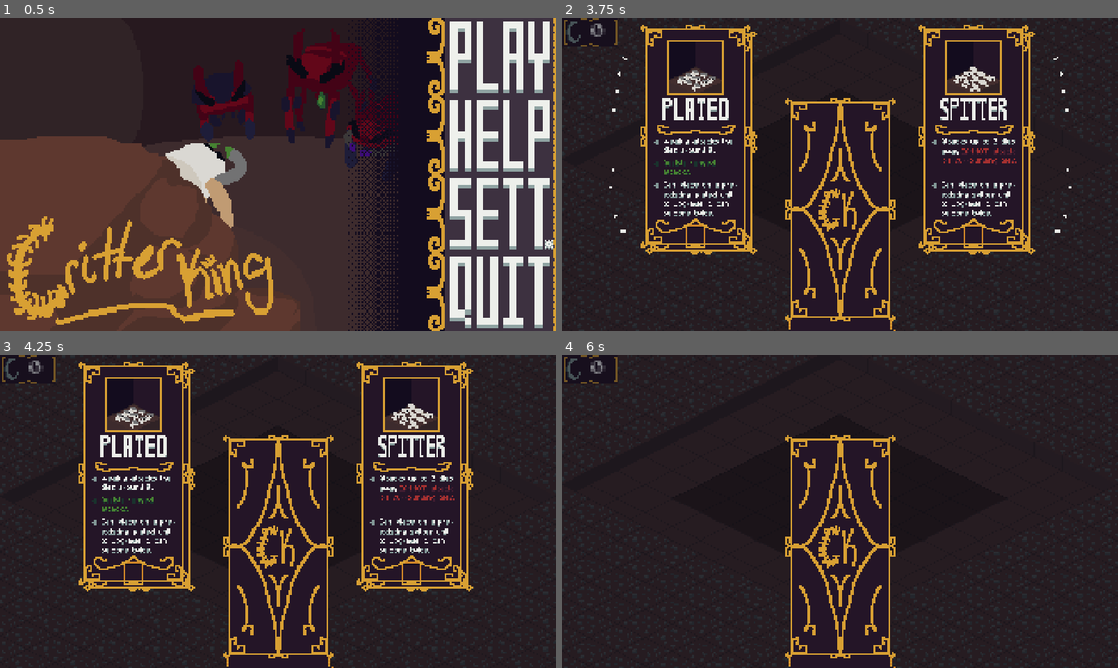
Above: before the commit, frames 1-4 (two rows, left to right).
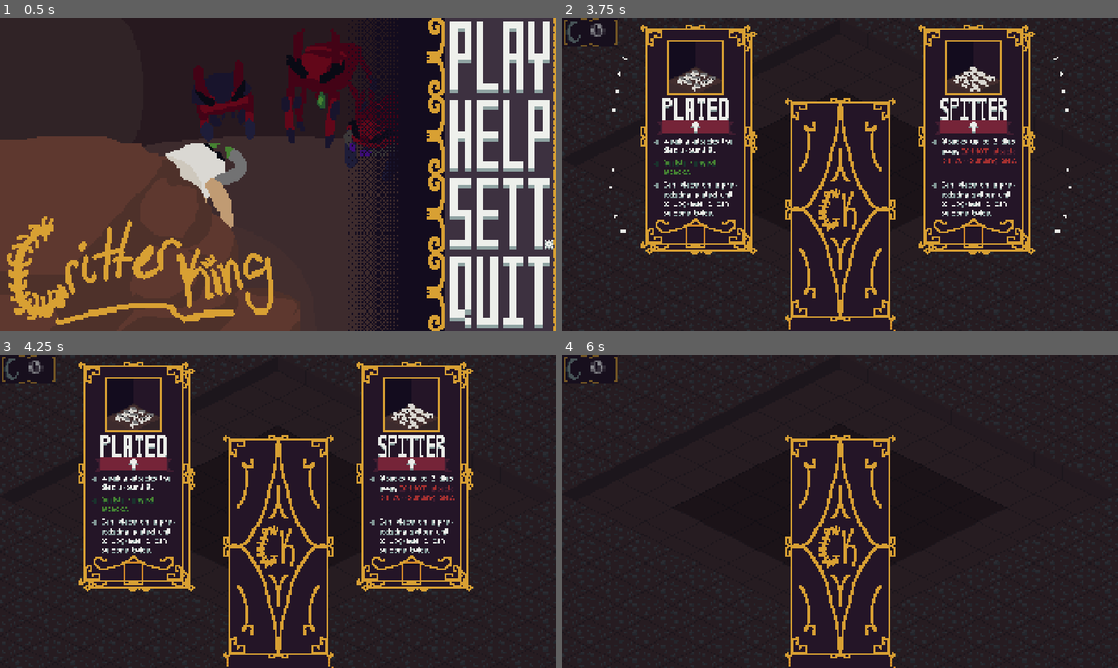
Above: after the commit, the same moments.

Repository: LogCheung/Critterking
Game: Godot game, scene res://World/Scenes/world.tscn
Same seed, same stepped clock (60 frames per second), same inputs: the game is played once before the commit and once after it.
Inputs (mouse positions are in pixels of both pictures, inside the frame that each line leads up to):
- Up to frame 1 (0.5 s): no input
- Up to frame 2 (3.75 s): click (1062, 58) at 0.5 s; move the mouse to (962, 158) at 1.27 s; press the mouse at (962, 158) at 1.28 s; release the mouse at (962, 158) at 2 s; click (1090, 315) at 2 s; click (834, 215) at 2.75 s; click (834, 215) at 3.5 s
- Up to frame 3 (4.25 s): no input
- Up to frame 4 (6 s): click (695, 473) at 4.27 s; click (834, 552) at 5 s; tap Enter at 5.75 s; move the mouse to (728, 527) at 5.77 s; tap S (camera_move_down) at 5.85 s

Frame 1 is identical in both runs. In frame 2, 1.2% of the frame differs, in the area x 17-82%, y 32-38%; in frame 3, 1.2%; in frame 4, less than 0.1%.

Commit message:
dodge for crazed, bugfixes

Diff:
--- a/minibadkings/Audio/default_bus_layout.tres
+++ b/minibadkings/Audio/default_bus_layout.tres
@@ -1,7 +1,6 @@
 [gd_resource type="AudioBusLayout" format=3 uid="uid://bncso1667yex7"]
 
 [resource]
-bus/0/volume_db = -80.0
 bus/1/name = &"Music"
 bus/1/solo = false
 bus/1/mute = false
--- a/minibadkings/TileMap/Scenes/building.tscn
+++ b/minibadkings/TileMap/Scenes/building.tscn
@@ -87,6 +87,7 @@
 
 [node name="TextureProgressBar" type="TextureProgressBar" parent="."]
 visible = false
+z_index = 4096
 offset_left = -16.0
 offset_top = -59.0
 offset_right = 16.0
@@ -121,7 +122,7 @@
 
 [node name="Timer" type="Timer" parent="."]
 unique_name_in_owner = true
-wait_time = 0.017
+wait_time = 0.125
 one_shot = true
 
 [connection signal="area_entered" from="HurtBox" to="." method="_on_hurt_box_area_entered"]
--- a/minibadkings/TileMap/Scripts/building.gd
+++ b/minibadkings/TileMap/Scripts/building.gd
@@ -131,6 +131,10 @@
 		enemy.health -= 1.5
 		enemy.hurt.play()
 		if enemy.health <= 0:
+			enemy.process_mode = Node.PROCESS_MODE_DISABLED
+			enemy.anim.play("death")
+			await enemy.anim.animation_finished
+
 			var enemyGroup = enemy.group.unitsArray
 			if enemyGroup.find(enemy) != -1 : enemyGroup.remove_at(enemyGroup.find(enemy))
 			enemy.group.unit_died.emit()
@@ -139,7 +143,7 @@
 
 
 func _on_timer_timeout() -> void:
-	bar.value += .166667 #if occupant.max_size <= 9 else .12345
+	bar.value += 1.25 #if occupant.max_size <= 9 else .12345
 	if bar.value >= bar.max_value:
 		occupant.global_position = tileWorld.ground.map_to_local(doorstepTile)
 		occupant.respawn_units()
--- a/minibadkings/UI/Scenes/card.tscn
+++ b/minibadkings/UI/Scenes/card.tscn
@@ -1,7 +1,8 @@
-[gd_scene load_steps=6 format=3 uid="uid://bjjg37vgshqt6"]
+[gd_scene load_steps=7 format=3 uid="uid://bjjg37vgshqt6"]
 
 [ext_resource type="Script" uid="uid://dp28vuy42urfg" path="res://UI/Scripts/card.gd" id="2_e2s86"]
 [ext_resource type="Texture2D" uid="uid://f768reu1yll7" path="res://UI/Assets/cards/biterCard.png" id="2_o5kma"]
+[ext_resource type="Texture2D" uid="uid://b5ks3m4v4jjkw" path="res://UI/Assets/cards/upgrade1.png" id="3_o5kma"]
 
 [sub_resource type="Animation" id="Animation_o5kma"]
 length = 0.001
@@ -76,4 +77,8 @@
 &"": SubResource("AnimationLibrary_o5kma")
 }
 
+[node name="Upgrade1" type="Sprite2D" parent="."]
+position = Vector2(64, 136)
+texture = ExtResource("3_o5kma")
+
 [connection signal="pressed" from="Selected" to="." method="_on_selected_pressed"]
--- a/minibadkings/UI/Scripts/card.gd
+++ b/minibadkings/UI/Scripts/card.gd
@@ -48,7 +48,6 @@
 	if Input.is_action_just_pressed("select") and !selected:
 		if Rect2(Vector2(), size).has_point(get_local_mouse_position()):
 			selected = true
-			print("in card: " + str(type))
 	if Input.is_action_pressed("select") and selected:
 		sprite_2d.scale = Vector2(.4,.4)
 		global_position = get_global_mouse_position()
@@ -80,7 +79,6 @@
 			return
 		var group = GROUP.instantiate()
 		group.type = type
-		print("in card: " + str(type))
 		group.global_position = tileWorld.ground.map_to_local(tile)
 		await get_tree().create_timer(.2).timeout
 		groupNode.add_child(group)
@@ -115,7 +113,6 @@
 		CARDTYPE.HOUSE:
 			building.type = Building.TYPE.HOUSE
 			if check_if_blocking(tile):
-				print("ok")
 				sprite_2d.scale = Vector2(1.0,1.0)
 				position = default_position
 				selected = false
@@ -123,7 +120,6 @@
 		CARDTYPE.CARE:
 			building.type = Building.TYPE.CARE
 			if check_if_blocking(tile):
-				print("notok")
 				sprite_2d.scale = Vector2(1.0,1.0)
 				position = default_position
 				selected = false
--- a/minibadkings/UI/Scripts/ui.gd
+++ b/minibadkings/UI/Scripts/ui.gd
@@ -82,7 +82,6 @@
 		card.randomize_type()
 		card.visible = display
 		card.choice_picked = !display
-		print(card.rolltype)
 func show_hand() -> void:
 	if world.starting_roll:
 		cards.show()
--- a/minibadkings/Units/Scenes/unit.tscn
+++ b/minibadkings/Units/Scenes/unit.tscn
@@ -155,7 +155,7 @@
 tracks/2/interp = 1
 tracks/2/loop_wrap = true
 tracks/2/keys = {
-"times": PackedFloat32Array(0.375, 0.636948),
+"times": PackedFloat32Array(0.25, 0.636948),
 "transitions": PackedFloat32Array(1, 1),
 "update": 1,
 "values": [false, true]
@@ -243,6 +243,7 @@
 
 [node name="HurtBox" type="Area2D" parent="Flip"]
 unique_name_in_owner = true
+visible = false
 collision_layer = 0
 collision_mask = 4
 
@@ -271,6 +272,7 @@
 shape = SubResource("RectangleShape2D_yd6on")
 
 [node name="Vision" type="Area2D" parent="."]
+visible = false
 collision_layer = 0
 collision_mask = 4
 script = SubResource("GDScript_amxnv")
--- a/minibadkings/Units/Scripts/ally.gd
+++ b/minibadkings/Units/Scripts/ally.gd
@@ -53,8 +53,6 @@
 		in_combat = false
 
 	handle_action(delta)
-	#print(str(visionRange) + " is " + str(type))
-
 func handle_behind_wall() -> void:
 	is_behind_wall = true if $behindWall.has_overlapping_bodies() else false
 	# not liking but looks for closest tile by going all wall tiles and makes transparent
@@ -147,6 +145,7 @@
 	add_child(newVision)
 	newVision.add_child(col)
 	vision = newVision
+	vision.visible = false
 
 
 func match_type() -> void:
@@ -176,7 +175,7 @@
 			health = 0.5
 			damage = 0.5
 			speed = 60
-			attack_cd.wait_time = 1
+			attack_cd.wait_time = .5
 			if upgraded:
 				sprite_2d.texture = UPCRAZEDNORMALSE
 	set_up_vision()
--- a/minibadkings/Units/Scripts/group.gd
+++ b/minibadkings/Units/Scripts/group.gd
@@ -35,7 +35,7 @@
 	if max_size % columns != 0:  rows += 1
 
 	var new_row_margin = -(x_sep)
-	var vertical_off = -15 if size <= 9 else -16
+	var vertical_off = -14 if max_size <= 9 else -18
 	var last_pos : Vector2 = Vector2(new_row_margin,vertical_off)
 	for r in range(rows):
 		for c in range(columns):
--- a/minibadkings/Units/Scripts/projectile.gd
+++ b/minibadkings/Units/Scripts/projectile.gd
@@ -36,8 +36,12 @@
 
 		else:
 			%Hurt.play()
-			target.health -= damage
+			target.health -= damage if target.dodge < (randi() % 100 + 1) else 0
 		if target.health <= 0:
+			target.process_mode = Node.PROCESS_MODE_DISABLED
+			target.anim.play("death")
+			await target.anim.animation_finished
+
 			var group = target.group.unitsArray
 			if group.find(target) != - 1: group.remove_at(group.find(target))
 			target.group.unit_died.emit()
@@ -47,6 +51,6 @@
 
 func _on_body_entered(body: Node2D) -> void:
 	if body is Building:
-		if body.type == Building.TYPE.HOUSE:
+		if body.type != Building.TYPE.TRAP or body.type != Building.TYPE.RUINS:
 			body.health -= damage
 	queue_free()
--- a/minibadkings/Units/Scripts/unit.gd
+++ b/minibadkings/Units/Scripts/unit.gd
@@ -19,6 +19,7 @@
 @export var speed : float = 30
 @export var attackRange : float = 10
 @export var visionRange : float = 32
+@export var dodge : int = 0
 @export var formation_position : Node2D
 @export var group : Group
 @export var type : TYPE = TYPE.MELEE
@@ -130,7 +131,7 @@
 	if area.owner is Unit:
 		var enemy : Unit = area.owner
 		%Hurt.play()
-		enemy.health -= damage
+		enemy.health -= damage if enemy.dodge < (randi() % 100 + 1) else 0
 		if enemy.health <= 0:
 			# trigger death anim
 			hurtbox_cd.start()
--- a/minibadkings/World/Scenes/world.tscn
+++ b/minibadkings/World/Scenes/world.tscn
@@ -1,9 +1,15 @@
-[gd_scene load_steps=5 format=3 uid="uid://bxqxjbkdfqn0q"]
+[gd_scene load_steps=6 format=3 uid="uid://bxqxjbkdfqn0q"]
 
 [ext_resource type="Script" uid="uid://dvsiuovo1wgp" path="res://World/Scripts/world.gd" id="1_fdxdb"]
 [ext_resource type="PackedScene" uid="uid://y0ju1mi4ih78" path="res://TileMap/Scenes/tile_world.tscn" id="1_jamle"]
 [ext_resource type="Script" uid="uid://bjiaogu16dctd" path="res://World/Scripts/camera_2d.gd" id="2_yw7h8"]
 [ext_resource type="PackedScene" uid="uid://bhln07v3h2elp" path="res://UI/Scenes/ui.tscn" id="6_7qq3u"]
+
+[sub_resource type="Environment" id="Environment_fdxdb"]
+background_mode = 3
+ambient_light_energy = 16.0
+glow_enabled = true
+glow_normalized = true
 
 [node name="World" type="Node2D" groups=["WORLD"]]
 y_sort_enabled = true
@@ -28,6 +34,8 @@
 limit_top = -120
 limit_right = 1000
 limit_bottom = 600
+position_smoothing_enabled = true
+position_smoothing_speed = 2.0
 editor_draw_limits = true
 script = ExtResource("2_yw7h8")
 min_zoom = 3.0
@@ -48,6 +56,9 @@
 [node name="BuidlingsNode" type="Node2D" parent="Game" groups=["BUILDINGSNODE"]]
 y_sort_enabled = true
 
+[node name="WorldEnvironment" type="WorldEnvironment" parent="Game"]
+environment = SubResource("Environment_fdxdb")
+
 [node name="UI" parent="." groups=["UI"] instance=ExtResource("6_7qq3u")]
 unique_name_in_owner = true
 process_mode = 3
--- a/minibadkings/World/Scripts/world.gd
+++ b/minibadkings/World/Scripts/world.gd
@@ -49,10 +49,10 @@
 
 	# add house card
 	starting_roll = true
-	for i in range(2):
+	for i in range(1):
 		add_house_card()
 		var hCard : Card = preload("res://UI/Scenes/card.tscn").instantiate()
-		hCard.type = Card.CARDTYPE.BITER
+		hCard.type = Card.CARDTYPE.CRAZED
 		ui.hand.get_child(0).add_child(hCard)
 func add_house_card() -> void:
 	var hCard : Card = preload("res://UI/Scenes/card.tscn").instantiate()
